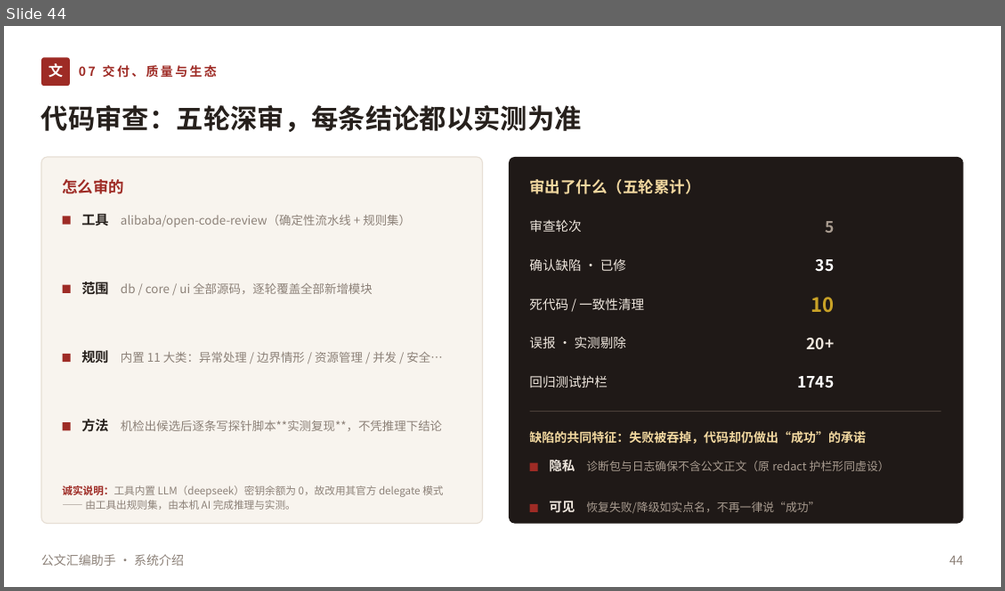
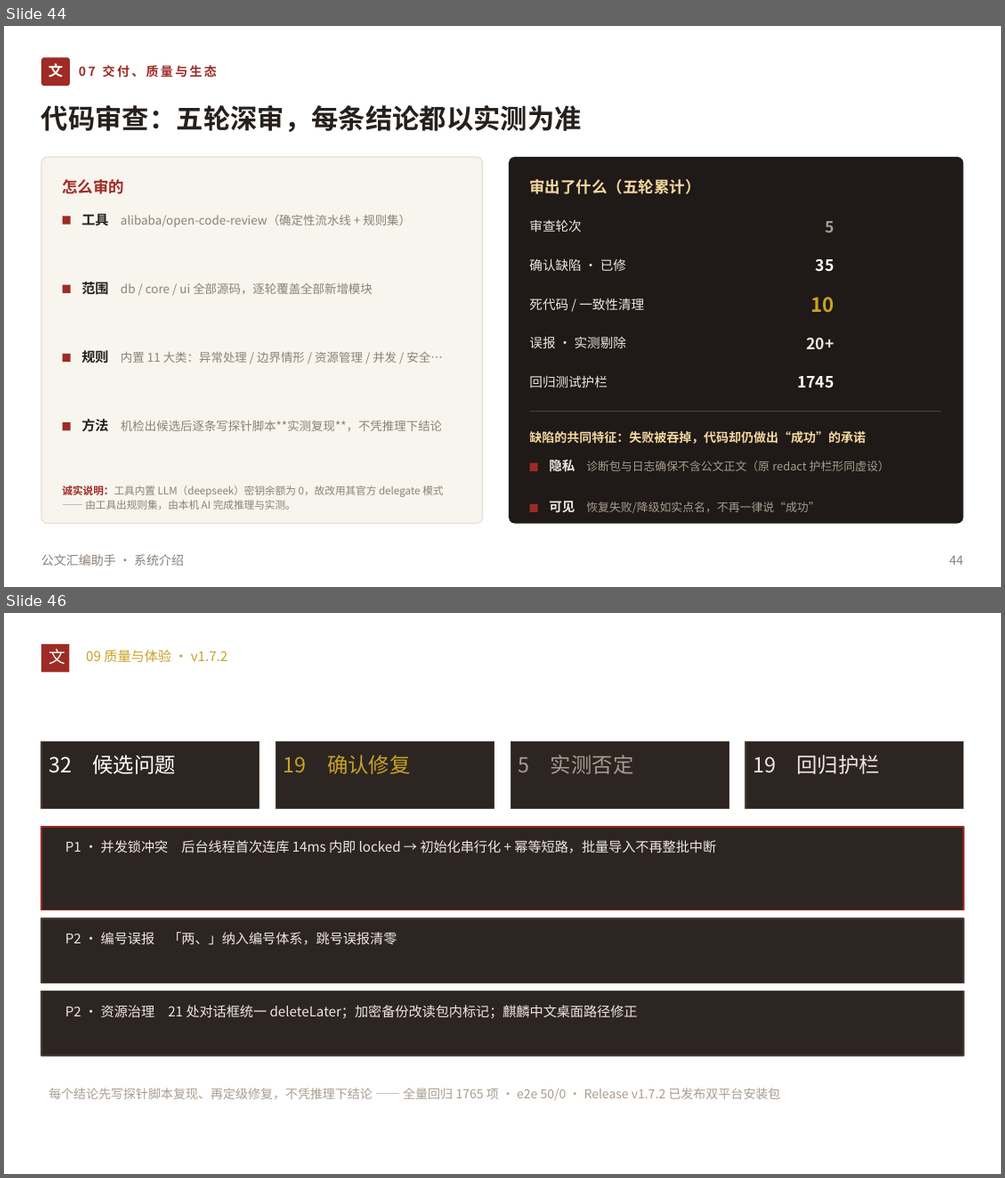
Before and after one commit to lzh745200/gwtool, a slide deck: 公文汇编助手-系统介绍.pptx. Shown one above the other, each under a label of ours: slide 44 before the commit, slides 44 and 46 after it; the slides between them are not shown. The pictures are 1005x591 and 1005x1178 pixels, drawn with LibreOffice and Linux fonts; fonts in the diff are those of the drawing. Boxes give left, top, right and bottom in pixels: in the first picture for what was removed or moved away, otherwise in the second. Text is boxed around its words. In the diff, an @@ line names an element or a change of style, - is before the commit and + after.

```diff
--- a/公文汇编助手-系统介绍.pptx
+++ b/公文汇编助手-系统介绍.pptx
@@ slide 46 added at (4, 613, 1001, 1174), background #FFFFFF @@
@@ rectangle added at (41, 644, 70, 673), fill #9E2B25 @@
@@ text added at (48, 649, 65, 665), 16 pt, text #FFFFFF @@
+文
@@ text added at (86, 649, 227, 662), 13 pt, text #C9A227 @@
+09 质量与体验 · v1.7.2
@@ rectangle added at (41, 742, 259, 808), fill #2C2521, outline #4A3F38 1 pt @@
@@ rectangle added at (276, 742, 494, 808), fill #2C2521, outline #4A3F38 1 pt @@
@@ rectangle added at (511, 742, 729, 808), fill #2C2521, outline #4A3F38 1 pt @@
@@ rectangle added at (745, 742, 964, 808), fill #2C2521, outline #4A3F38 1 pt @@
@@ text added at (48, 755, 176, 774), 20 pt, text #FFFFFF @@
+32 候选问题
@@ text added at (283, 755, 410, 774), 20 pt, text #C9A227 @@
+19 确认修复
@@ text added at (518, 755, 633, 774), 20 pt, text #A99C90 @@
+5 实测否定
@@ text added at (752, 755, 880, 774), 20 pt, text #EFE7DE @@
+19 回归护栏
@@ rectangle added at (41, 827, 963, 910), fill #2C2521, outline #9E2B25 1.5 pt @@
@@ text added at (65, 840, 716, 853), 13 pt, text #EFE7DE @@
+P1 · 并发锁冲突 后台线程首次连库 14ms 内即 locked → 初始化串行化 + 幂等短路，批量导入不再整批中断
@@ rectangle added at (41, 918, 963, 982), fill #2C2521, outline #4A3F38 1 pt @@
@@ text added at (65, 932, 396, 945), 13 pt, text #EFE7DE @@
+P2 · 编号误报 「两、」纳入编号体系，跳号误报清零
@@ rectangle added at (41, 991, 963, 1055), fill #2C2521, outline #4A3F38 1 pt @@
@@ text added at (65, 1005, 638, 1019), 13 pt, text #EFE7DE @@
+P2 · 资源治理 21 处对话框统一 deleteLater；加密备份改读包内标记；麒麟中文桌面路径修正
@@ text added at (48, 1087, 781, 1101), 12 pt, text #A99C90 @@
+每个结论先写探针脚本复现、再定级修复，不凭推理下结论 —— 全量回归 1765 项 · e2e 50/0 · Release v1.7.2 已发布双平台安装包
```
Also in this commit, not shown: 2 slides changed, 1 other slide added.
